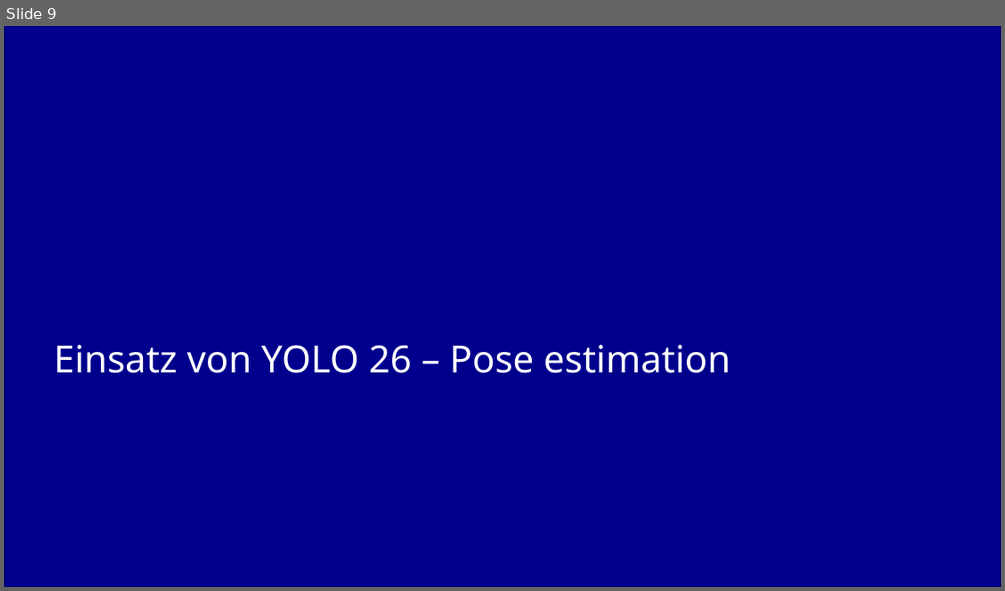
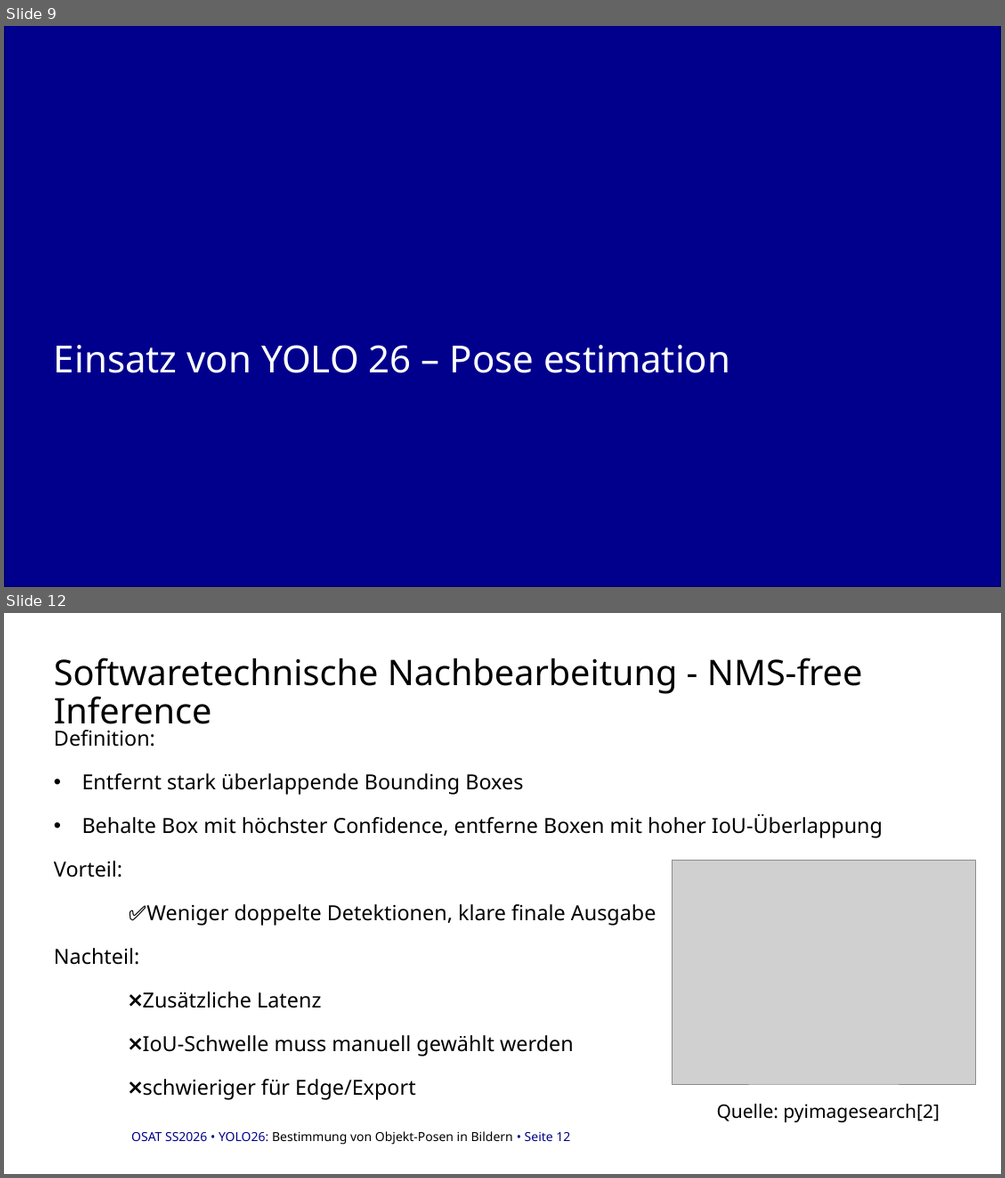
Before and after one commit to danhcon123/yolo_pose_estimation, a slide deck: docu/Zwischen Präsentation.pptx. Shown one above the other, each under a label of ours: slide 9 before the commit, slides 9 and 12 after it; the slides between them are not shown. The pictures are 1005x591 and 1005x1178 pixels, drawn with LibreOffice and Linux fonts; fonts in the diff are those of the drawing; grey boxes stand for pictures; background and template pictures are left out. Boxes give left, top, right and bottom in pixels: in the first picture for what was removed or moved away, otherwise in the second. Text is boxed around its words. In the diff, an @@ line names an element or a change of style, - is before the commit and + after.

Commit message:
Folie für softwaretechnische Nachbearbeitung

```diff
--- a/docu/Zwischen Präsentation.pptx
+++ b/docu/Zwischen Präsentation.pptx
@@ slide 12 added at [4, 613, 1001, 1174], background #FFFFFF @@
@@ title added at [54, 657, 862, 733], 34 pt, text #000000 @@
+Softwaretechnische Nachbearbeitung - NMS-free Inference
@@ text added at [54, 730, 882, 1100], 20 pt, text #000000 @@
+Definition:
+• Entfernt stark überlappende Bounding Boxes
+• Behalte Box mit höchster Confidence, entferne Boxen mit hoher IoU-Überlappung
+Vorteil:
+✅Weniger doppelte Detektionen, klare finale Ausgabe
+Nachteil:
+❌Zusätzliche Latenz
+❌IoU-Schwelle muss manuell gewählt werden
+❌schwieriger für Edge/Export
@@ picture added at [672, 860, 976, 1084] @@
@@ table added at [54, 916, 952, 947], 1 rows, 1 columns @@
+
@@ text added at [717, 1103, 939, 1122], 18 pt, text #000000 @@
+Quelle: pyimagesearch[2]
@@ text added at [131, 1131, 570, 1144], 12 pt, text #000000 @@
+OSAT SS2026 • YOLO26: Bestimmung von Objekt-Posen in Bildern • Seite 12
```
Also in this commit, not shown: 6 slides changed, 6 other slides added, 3 slides removed, 1 other file.
